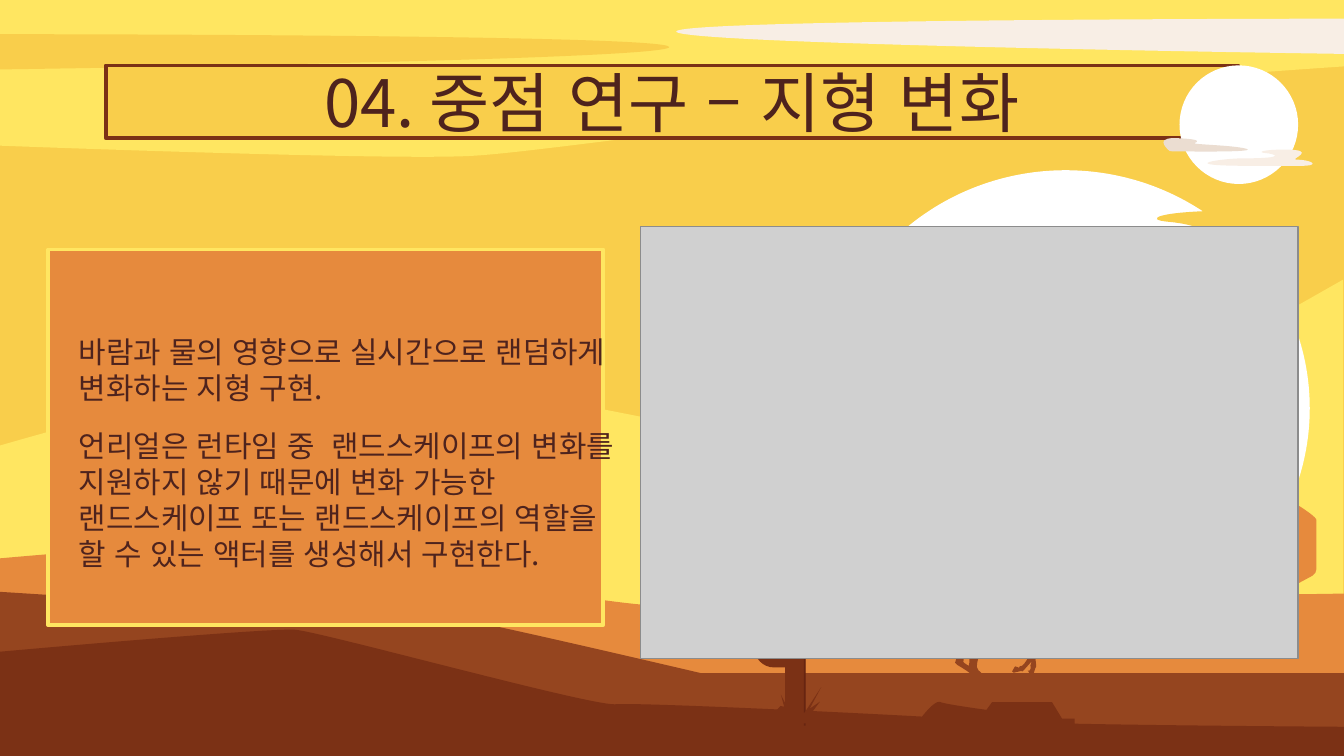
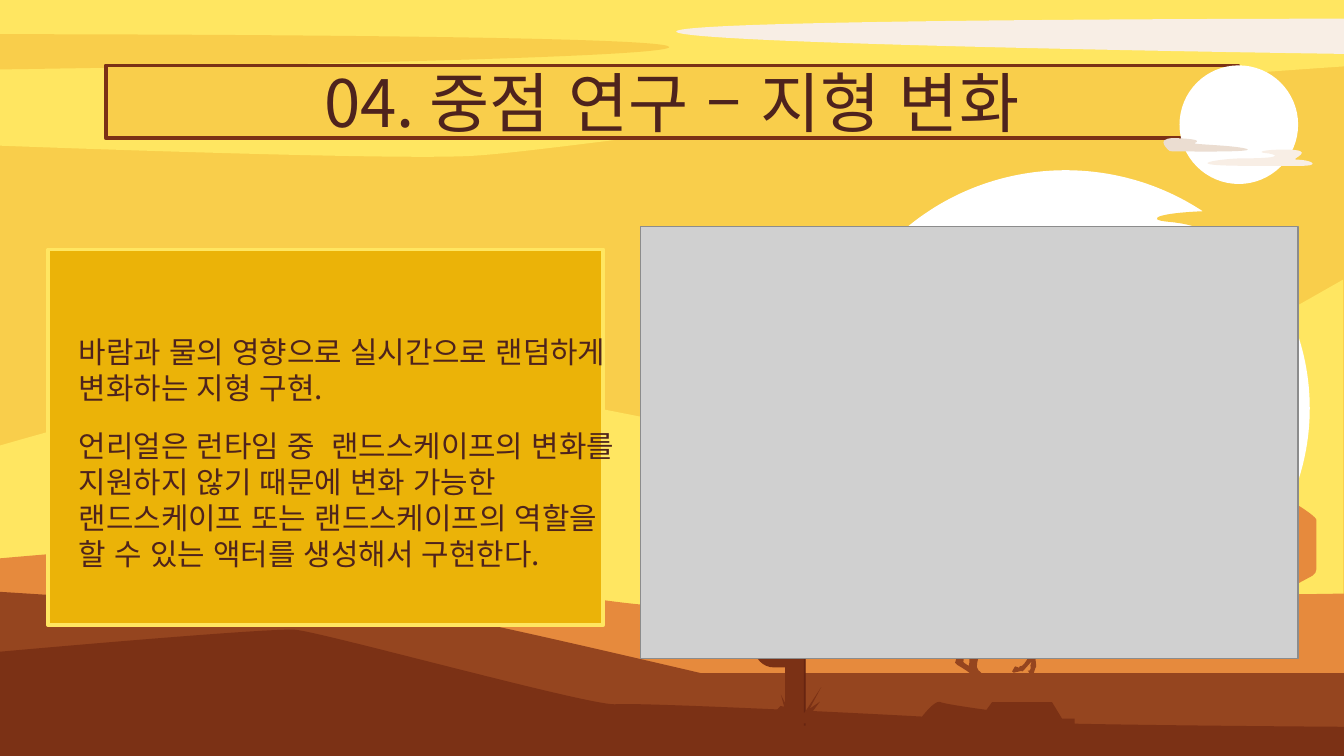
Before and after one commit to kkh3a4a/Survil_project, a slide deck: slide 16 of 기획/졸작제안서-2.pptx (slide 15 before the commit). Drawn at 1344x756 pixels with LibreOffice and Linux fonts; fonts in the diff are those of the drawing; grey boxes stand for pictures. Boxes give left, top, right and bottom in pixels: in the first picture for what was removed or moved away, otherwise in the second. Text is boxed around its words. In the diff, an @@ line names an element or a change of style, - is before the commit and + after.

```diff
--- a/기획/졸작제안서-2.pptx
+++ b/기획/졸작제안서-2.pptx
@@ rectangle at box(48, 250, 603, 625): fill #E68A3D to #EBB308 @@
```
Also in this commit, not shown: 5 other slides changed, 2 slides added.
